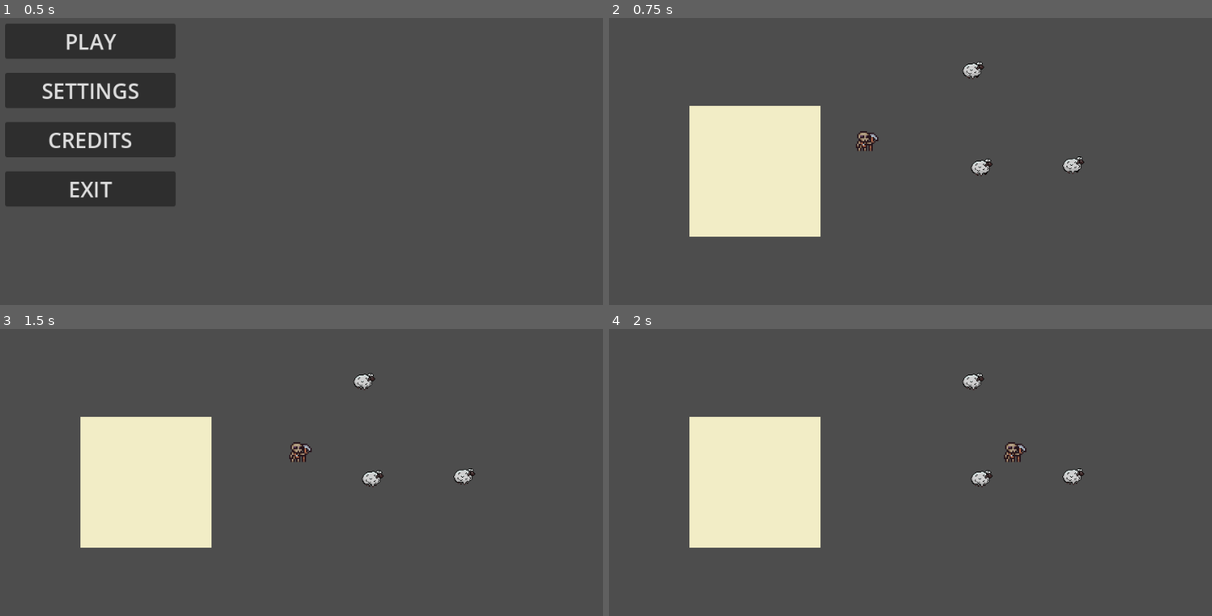
Above: before the commit, frames 1-4 (two rows, left to right).
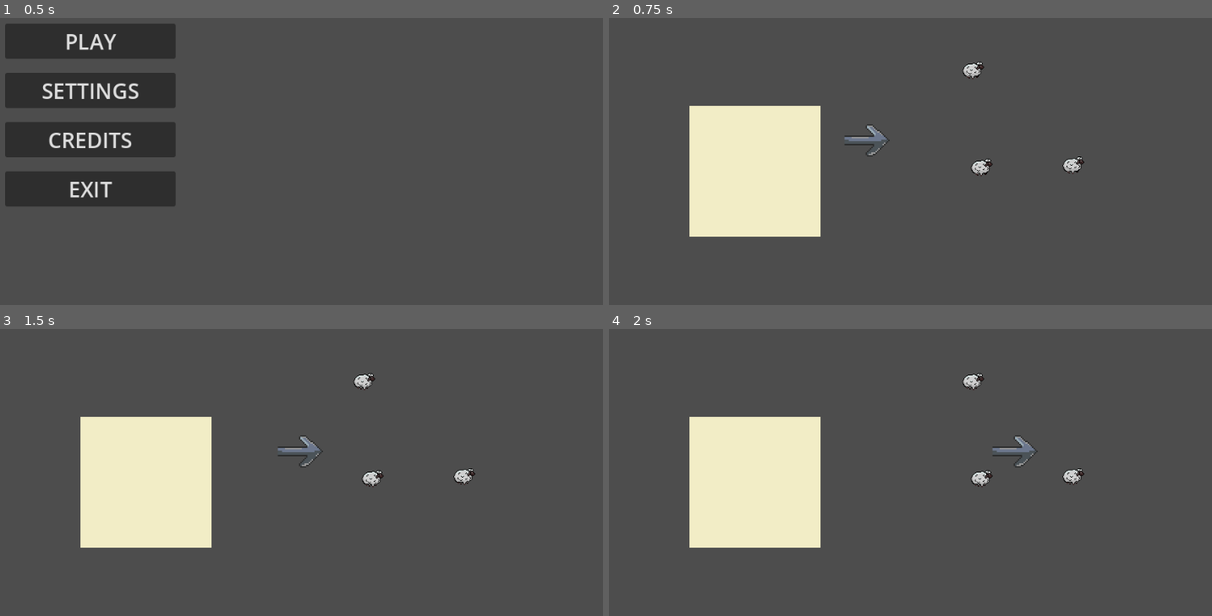
Above: after the commit, the same moments.

Repository: kinghos/GMTK-Game-Jam-2025
Game: Godot game, scene res://scenes/ui/title_screen.tscn
The game is run twice, just before and just after one commit, with the same random seed, the same clock (stepped at 60 frames per second) and the same inputs.
Inputs (mouse positions are in pixels of both pictures, inside the frame that each line leads up to):
- Up to frame 1 (0.5 s): no input
- Up to frame 2 (0.75 s): click "PLAY" at 0.5 s
- Up to frame 3 (1.5 s): move the mouse to (422, 406) at 1.27 s; hold Right (Right) from 1.28 s (still down); hold Space (Kick) from 1.28 s (still down); click (422, 406) at 1.42 s
- Up to frame 4 (2 s): keep holding Right (Right); keep holding Space (Kick)

Frame 1 is identical in both runs. In frame 2, 0.3% of the frame differs, in the area x 38-47%, y 37-49%; in frame 3, 0.3%; in frame 4, 0.3%.

Commit message:
refactor

Diff:
--- a/scenes/Player.tscn
+++ b/scenes/Player.tscn
@@ -1,7 +1,7 @@
 [gd_scene load_steps=5 format=3 uid="uid://cndmwkj47j0ww"]
 
 [ext_resource type="Script" uid="uid://b3fn543w2od6l" path="res://scenes/player.gd" id="1_p0vlq"]
-[ext_resource type="Texture2D" uid="uid://cqsuvlkj8r8ok" path="res://assets/graphics/sprites/skeleton_v2_1.png" id="2_v6fml"]
+[ext_resource type="Texture2D" uid="uid://brj7y667qscpi" path="res://assets/graphics/misc/menu_arrow.png" id="2_v6fml"]
 
 [sub_resource type="RectangleShape2D" id="RectangleShape2D_kyqiw"]
 size = Vector2(24, 28)
--- a/scenes/animals/animal.tscn
+++ b/scenes/animals/animal.tscn
@@ -1,7 +1,7 @@
 [gd_scene load_steps=3 format=3 uid="uid://c730r02j0a3ic"]
 
 [ext_resource type="Script" uid="uid://bodcxjeobaic" path="res://scenes/animals/animal.gd" id="1_a68rm"]
-[ext_resource type="Texture2D" uid="uid://cjv6h5aem5r4u" path="res://assets/graphics/sprites/star_particle.png" id="2_4f3xh"]
+[ext_resource type="Texture2D" uid="uid://cjv6h5aem5r4u" path="res://assets/graphics/misc/star_particle.png" id="2_4f3xh"]
 
 [node name="Animal" type="CharacterBody2D"]
 collision_layer = 2
--- a/scenes/animals/sheep.tscn
+++ b/scenes/animals/sheep.tscn
@@ -57,6 +57,33 @@
 [sub_resource type="CircleShape2D" id="CircleShape2D_ntctc"]
 radius = 18.0
 
+[sub_resource type="Animation" id="Animation_ag106"]
+length = 0.001
+tracks/0/type = "value"
+tracks/0/imported = false
+tracks/0/enabled = true
+tracks/0/path = NodePath("AnimatedSprite2D:position")
+tracks/0/interp = 1
+tracks/0/loop_wrap = true
+tracks/0/keys = {
+"times": PackedFloat32Array(0),
+"transitions": PackedFloat32Array(1),
+"update": 0,
+"values": [Vector2(0, 0)]
+}
+tracks/1/type = "value"
+tracks/1/imported = false
+tracks/1/enabled = true
+tracks/1/path = NodePath("AnimatedSprite2D:rotation")
+tracks/1/interp = 1
+tracks/1/loop_wrap = true
+tracks/1/keys = {
+"times": PackedFloat32Array(0),
+"transitions": PackedFloat32Array(1),
+"update": 0,
+"values": [0.0]
+}
+
 [sub_resource type="Animation" id="Animation_ntctc"]
 resource_name = "kicked"
 tracks/0/type = "value"
@@ -84,33 +111,6 @@
 "values": [0.0, 6.28319]
 }
 
-[sub_resource type="Animation" id="Animation_ag106"]
-length = 0.001
-tracks/0/type = "value"
-tracks/0/imported = false
-tracks/0/enabled = true
-tracks/0/path = NodePath("AnimatedSprite2D:position")
-tracks/0/interp = 1
-tracks/0/loop_wrap = true
-tracks/0/keys = {
-"times": PackedFloat32Array(0),
-"transitions": PackedFloat32Array(1),
-"update": 0,
-"values": [Vector2(0, 0)]
-}
-tracks/1/type = "value"
-tracks/1/imported = false
-tracks/1/enabled = true
-tracks/1/path = NodePath("AnimatedSprite2D:rotation")
-tracks/1/interp = 1
-tracks/1/loop_wrap = true
-tracks/1/keys = {
-"times": PackedFloat32Array(0),
-"transitions": PackedFloat32Array(1),
-"update": 0,
-"values": [0.0]
-}
-
 [sub_resource type="AnimationLibrary" id="AnimationLibrary_xbeb1"]
 _data = {
 &"RESET": SubResource("Animation_ag106"),
Renamed: assets/graphics/sprites/star_particle.png -> assets/graphics/misc/star_particle.png
Not shown, changed: assets/graphics/misc/star_particle.png.import
Binary file added: assets/graphics/sprites/lasso.png
Not shown, changed: assets/graphics/sprites/lasso.png.import
Binary file removed: assets/graphics/sprites/skeleton_v2_1.png
Binary file removed: assets/graphics/sprites/skull_v2_1.png
Not shown, removed: assets/graphics/sprites/star_particle.png.import
Not shown: 1 places in scenes/test_scene.tscn that only renumber resources
